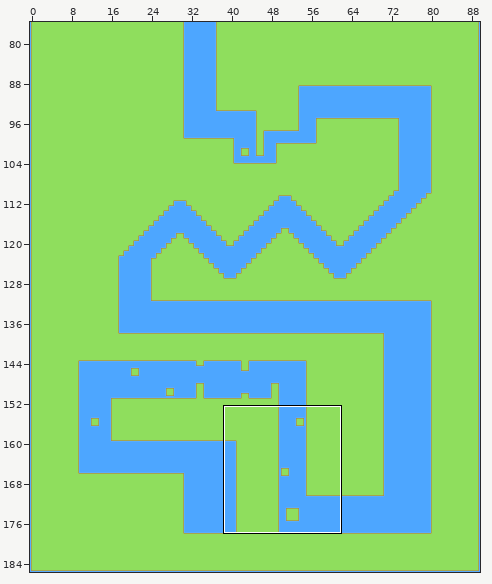
Tiled map, stored at Assets/com.seanba.super-tiled2unity/FINAL/Maps/Overworld 1.tmx. Above: a wide view before the commit, with the close-up outlined.
Close-up. Earlier state:
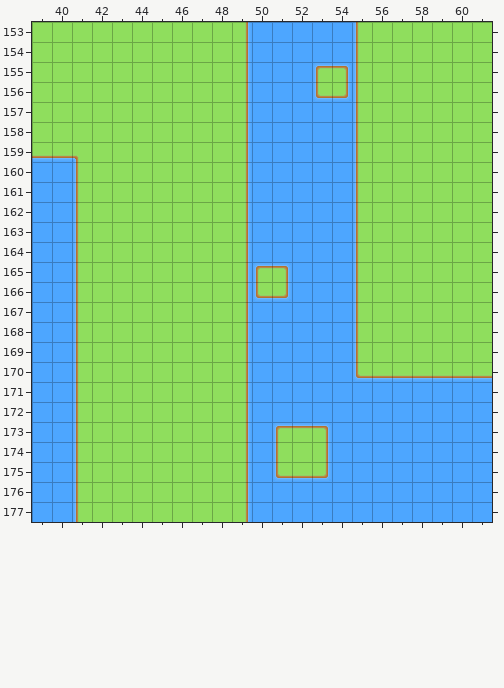
Cells are 32x32 px. Shown: x 39..61, y 153..177. The commit also changed other parts of the map, which this record leaves out.
Now the later version:
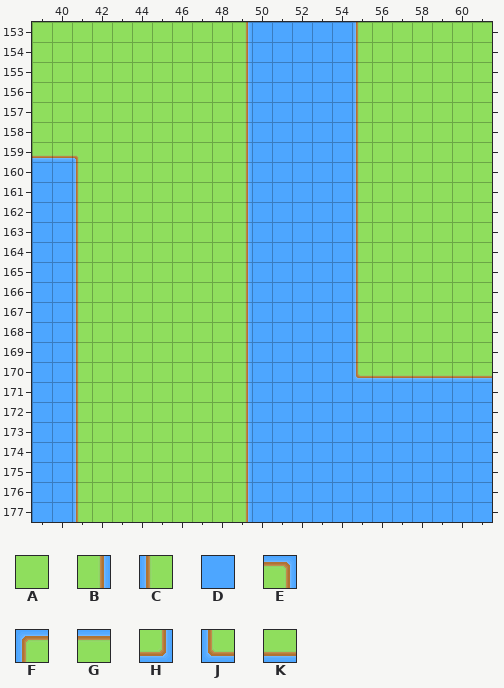
Key: from "Grass": A 61 "2.6", B 62 "2.7", C 75 "4.4", D 88 "6.1", E 99 "1.4", F 100 "1.5", G 101 "1.6", H 114 "6.4", J 115 "6.5", K 116 "6.6".
_ is an empty cell.
Tiles replaced or removed in this view: A, B, C, E, F, G, H, J, K.
Edits made:
Changed rows in their new state; . is an unchanged cell.
Layer "Tile Layer 1":
first column x 53:
155 DD
156 DD
first column x 50:
165 DD
166 DD
first column x 51:
173 DDD
174 DDD
175 DDD
Boxes around the changes in both close-ups, in picture pixels (x1, y1, x2, y2):
changed: (313, 63, 351, 101)
changed: (253, 263, 291, 301)
changed: (273, 423, 331, 481)
